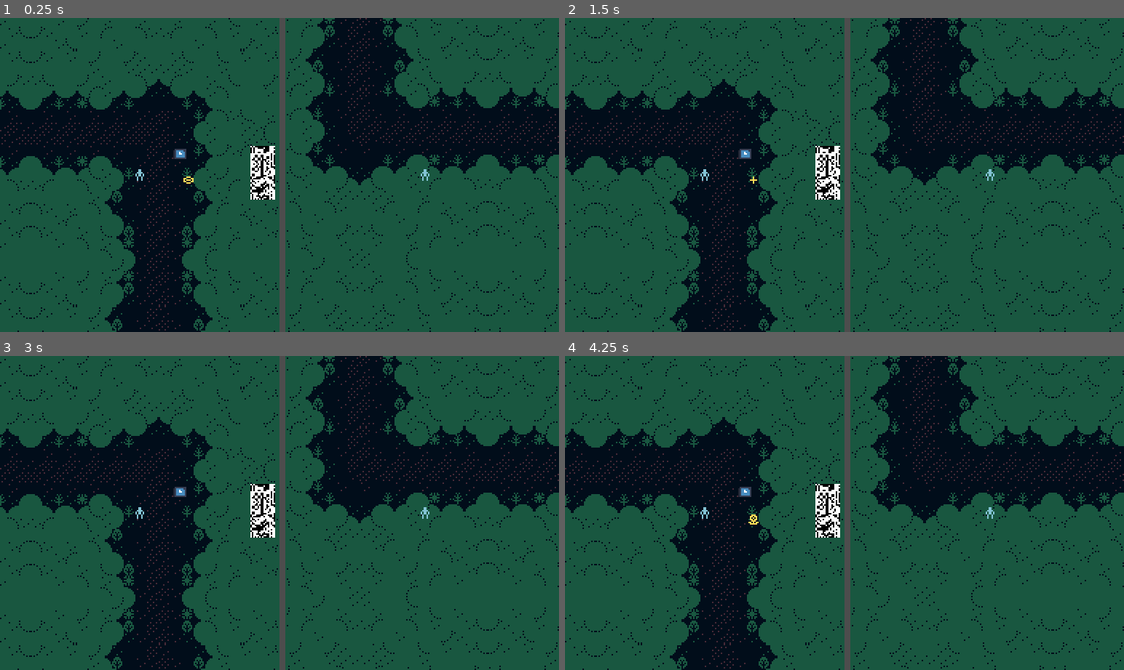
Above: before the commit, frames 1-4 (two rows, left to right).
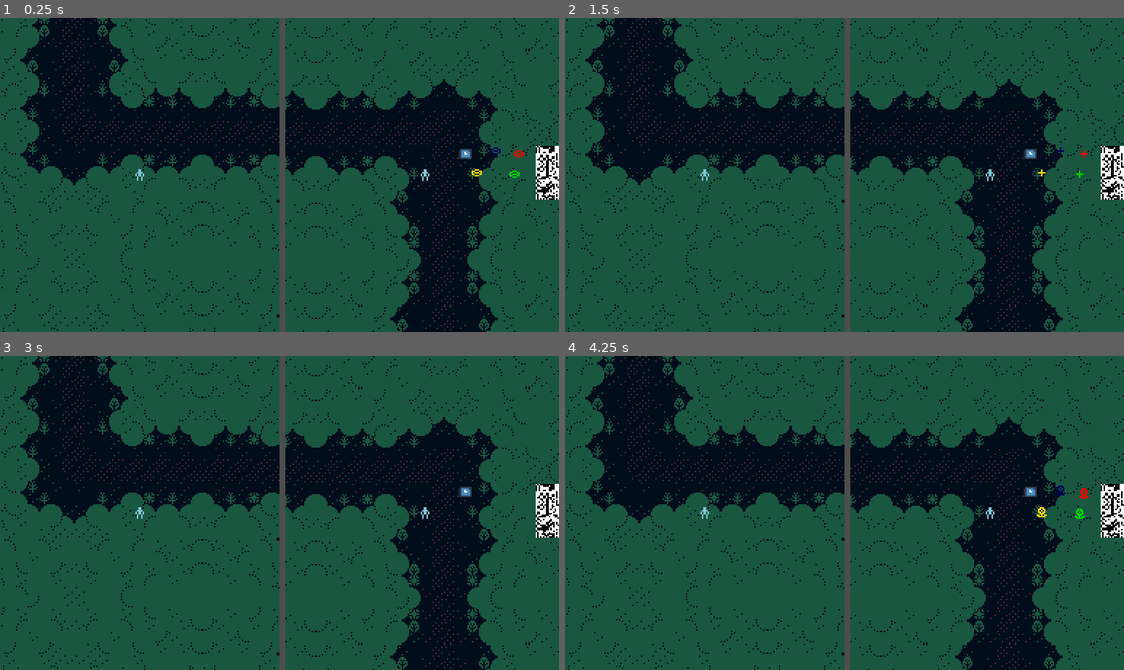
Above: after the commit, the same moments.

Repository: FablabMurat/LostSpring
Game: Godot game, scene res://Scenes/main.tscn
Two runs of this game, one before a commit and one after it. Both use one fixed random seed, a clock stepped at 60 frames per second and the inputs below. The engine's default icon, where the game draws it, is replaced by a stand-in: a white triangle on a blue panel in a dark square.
Inputs:
- Up to frame 1 (0.25 s): no input
- Up to frame 2 (1.5 s): no input
- Up to frame 3 (3 s): tap Enter at 2.75 s
- Up to frame 4 (4.25 s): no input

The runs differ from the first frame. In frame 1, 35% of the frame differs, in the area x 0-100%, y 0-100%; in frame 2, 35%; in frame 3, 35%; in frame 4, 35%.

Commit message:
ajout de couleur dynamique

Diff:
--- /dev/null
+++ b/lostspring-Godot/Scenes/flower.gd
@@ -0,0 +1,9 @@
+extends Area2D
+
+signal _entered(flowerName)
+func _ready():
+	var colorName = self.name.substr(6,-1)
+	$flowerSprite.modulate = Color(colorName)
+
+func _on_body_entered(body: Node2D) -> void:
+	_entered.emit(self)
--- a/lostspring-Godot/Scenes/flower.tscn
+++ b/lostspring-Godot/Scenes/flower.tscn
@@ -1,21 +1,18 @@
-[gd_scene load_steps=4 format=3 uid="uid://cl1st5spssy60"]
+[gd_scene load_steps=3 format=3 uid="uid://cl1st5spssy60"]
 
 [ext_resource type="SpriteFrames" uid="uid://5pxahgas50td" path="res://Assets/Sprites/Flower.tres" id="1_golux"]
-[ext_resource type="Script" path="res://Scenes/signalEmitting.gd" id="1_j0qbp"]
 
 [sub_resource type="RectangleShape2D" id="RectangleShape2D_wac8k"]
 size = Vector2(7, 7)
 
 [node name="Flower" type="Area2D"]
-script = ExtResource("1_j0qbp")
-
-[node name="CollisionShape2D" type="CollisionShape2D" parent="."]
-position = Vector2(298.5, 274.5)
-shape = SubResource("RectangleShape2D_wac8k")
 
 [node name="flowerSprite" type="AnimatedSprite2D" parent="."]
-position = Vector2(299, 274)
+position = Vector2(4, 3)
 sprite_frames = ExtResource("1_golux")
 animation = &"pickUp"
 
-[connection signal="body_entered" from="." to="." method="_on_body_entered"]
+[node name="CollisionShape2D" type="CollisionShape2D" parent="."]
+z_index = -1
+position = Vector2(3.5, 3.5)
+shape = SubResource("RectangleShape2D_wac8k")
--- /dev/null
+++ b/lostspring-Godot/Scenes/flower_yellow.gd
@@ -0,0 +1,18 @@
+extends Area2D
+
+signal _entered(name: String)
+
+var flowerColor
+
+
+func _ready():
+	flowerColor = self.name.substr(6,-1)
+
+	$flowerSprite.modulate = Color(flowerColor)
+
+func _getName():
+	return self.name
+
+
+func _on_flower_yellow_body_entered(body: Node2D, extra_arg_0: StringName) -> void:
+	_entered.emit(flowerColor)
--- a/lostspring-Godot/Scenes/level_1.tscn
+++ b/lostspring-Godot/Scenes/level_1.tscn
@@ -1,10 +1,12 @@
-[gd_scene load_steps=6 format=3 uid="uid://bjy7a3o41ejpt"]
+[gd_scene load_steps=8 format=3 uid="uid://bjy7a3o41ejpt"]
 
 [ext_resource type="PackedScene" uid="uid://cdi2waamsj162" path="res://Scenes/player.tscn" id="1_dehm5"]
-[ext_resource type="PackedScene" uid="uid://dmsbukicybiou" path="res://Scenes/terrain1.tscn" id="2_vdejq"]
+[ext_resource type="PackedScene" uid="uid://dmsbukicybiou" path="res://Scenes/terrain.tscn" id="2_vdejq"]
 [ext_resource type="PackedScene" uid="uid://2s28rkfwb4ws" path="res://Scenes/flowerHodler.tscn" id="3_1edhd"]
 [ext_resource type="PackedScene" uid="uid://cl1st5spssy60" path="res://Scenes/flower.tscn" id="4_44ya4"]
 [ext_resource type="PackedScene" uid="uid://d0p8wy6x5sx7p" path="res://Scenes/door.tscn" id="5_rldx3"]
+[ext_resource type="PackedScene" path="res://Scenes/monster.tscn" id="7_8u10c"]
+[ext_resource type="Script" path="res://Scenes/flower.gd" id="7_igdww"]
 
 [node name="Level1" type="Node2D"]
 
@@ -20,9 +22,34 @@
 
 [node name="flowerHolder" parent="." instance=ExtResource("3_1edhd")]
 
-[node name="FlowerYellow" parent="." instance=ExtResource("4_44ya4")]
-
 [node name="StaticBody2D" parent="." instance=ExtResource("5_rldx3")]
 
+[node name="Monster" parent="." instance=ExtResource("7_8u10c")]
+position = Vector2(262, 243)
+
+[node name="FlowerYellow" parent="." instance=ExtResource("4_44ya4")]
+position = Vector2(297, 266)
+script = ExtResource("7_igdww")
+
+[node name="FlowerBlue" parent="." instance=ExtResource("4_44ya4")]
+position = Vector2(310, 251)
+script = ExtResource("7_igdww")
+
+[node name="FlowerGreen" parent="." instance=ExtResource("4_44ya4")]
+position = Vector2(323, 267)
+script = ExtResource("7_igdww")
+
+[node name="FlowerRed" parent="." instance=ExtResource("4_44ya4")]
+position = Vector2(326, 253)
+script = ExtResource("7_igdww")
+
 [connection signal="body_entered" from="flowerHolder" to="Player1" method="_on_flower_holder_body_entered"]
-[connection signal="body_entered" from="FlowerYellow" to="Player1" method="_on_flower_body_entered"]
+[connection signal="body_entered" from="Monster" to="Player1" method="_on_monster_body_entered"]
+[connection signal="_entered" from="FlowerYellow" to="Player1" method="_on_flower_yellow__entered"]
+[connection signal="body_entered" from="FlowerYellow" to="FlowerYellow" method="_on_body_entered"]
+[connection signal="_entered" from="FlowerBlue" to="Player1" method="_on_flower_yellow__entered"]
+[connection signal="body_entered" from="FlowerBlue" to="FlowerBlue" method="_on_body_entered"]
+[connection signal="_entered" from="FlowerGreen" to="Player1" method="_on_flower_yellow__entered"]
+[connection signal="body_entered" from="FlowerGreen" to="FlowerGreen" method="_on_body_entered"]
+[connection signal="_entered" from="FlowerRed" to="Player1" method="_on_flower_yellow__entered"]
+[connection signal="body_entered" from="FlowerRed" to="FlowerRed" method="_on_body_entered"]
--- /dev/null
+++ b/lostspring-Godot/Scenes/monster.tscn
@@ -0,0 +1,17 @@
+[gd_scene load_steps=3 format=3 uid="uid://bp1ndvjst2xnj"]
+
+[ext_resource type="SpriteFrames" path="res://Assets/Sprites/Monster.tres" id="1_0tg7i"]
+
+[sub_resource type="RectangleShape2D" id="RectangleShape2D_6so1k"]
+size = Vector2(30, 30)
+
+[node name="Area2D" type="Area2D"]
+
+[node name="Monster" type="AnimatedSprite2D" parent="."]
+sprite_frames = ExtResource("1_0tg7i")
+animation = &"Idle"
+autoplay = "Idle"
+
+[node name="CollisionShape2D" type="CollisionShape2D" parent="."]
+shape = SubResource("RectangleShape2D_6so1k")
+disabled = true
--- a/lostspring-Godot/Scripts/cameras.gd
+++ b/lostspring-Godot/Scripts/cameras.gd
@@ -3,12 +3,12 @@
 	"1": {
 		viewport = $HBoxContainer/SubViewportContainer/Viewport1,
 		camera = $HBoxContainer/SubViewportContainer/Viewport1/Camera1,
-		player = $HBoxContainer/SubViewportContainer/Viewport1/Level/Player1
+		player = $HBoxContainer/SubViewportContainer/Viewport1/Level/Player2
 	},
 	"2": {
 		viewport = $HBoxContainer/SubViewportContainer2/Viewport2,
 		camera = $HBoxContainer/SubViewportContainer2/Viewport2/Camera2,
-		player = $HBoxContainer/SubViewportContainer/Viewport1/Level/Player2
+		player = $HBoxContainer/SubViewportContainer/Viewport1/Level/Player1
 	}
 }
 
--- a/lostspring-Godot/Scripts/player.gd
+++ b/lostspring-Godot/Scripts/player.gd
@@ -4,9 +4,7 @@
 @export var speed = 200
 var arrayInput = ["left","right","top","bottom"]
 @onready var playerSprite = $AnimatedSprite2D
-
 var flowerArray = []
-
 func _ready():
 	var screen_size = get_viewport_rect().size
 	print(name)
@@ -14,15 +12,14 @@
 	for i in arrayInput.size():
 		var num_str: String = name
 		var num: int = num_str.right(num_str.length()-9).to_int()
-		print(num)
 		arrayInput[i] = arrayInput[i] + str(num)
-		print(arrayInput[i])
 	var grid_width = 2
 	var flowerNumber = 5
 	for i in grid_width:
 		flowerArray.append([])
 		for j in flowerNumber:
 			flowerArray[i].append(0) # Set a starter value for each position
+			print("entrée fleurs" + str(flowerArray[i][j]))
 
 func _physics_process(delta):
 
@@ -54,14 +51,12 @@
 
 	move_and_slide()
 
-func _on_flower_body_entered(body: Node2D) -> void:
-	print("body enter" + body.name)
-	#substr(6,-1)
-	flowerArray[1][1] = "yellow"
-	$"../FlowerYellow/flowerSprite".play()
 
 
-func _on_flower_holder_body_entered(body: Node2D) -> void:
-	if flowerArray[1] == "yellow":
-		$"../StaticBody2D".set_collision_layer_value(1,false)
-		print("porte ouverte")
+
+func _on_flower_yellow__entered(flowerName: Variant) -> void:
+	var flowerPath = flowerName.get_path()
+	var animatedFlower = get_node(str(flowerPath) + "/flowerSprite")
+	prints(str(flowerPath) + "/flowerSprite")
+	animatedFlower.play()
+	var colorName = flowerName.name.substr(6,-1)
Not shown, added: lostspring-Godot/Assets/Sprites/door_animatedForeground96x32.png.import
Not shown, added: lostspring-Godot/Assets/Sprites/door_background.png.import
